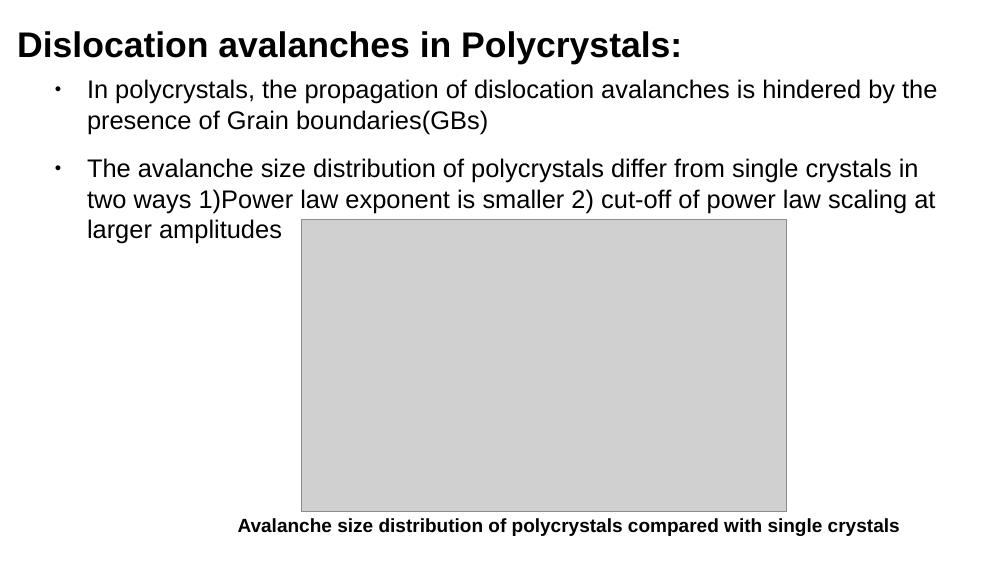
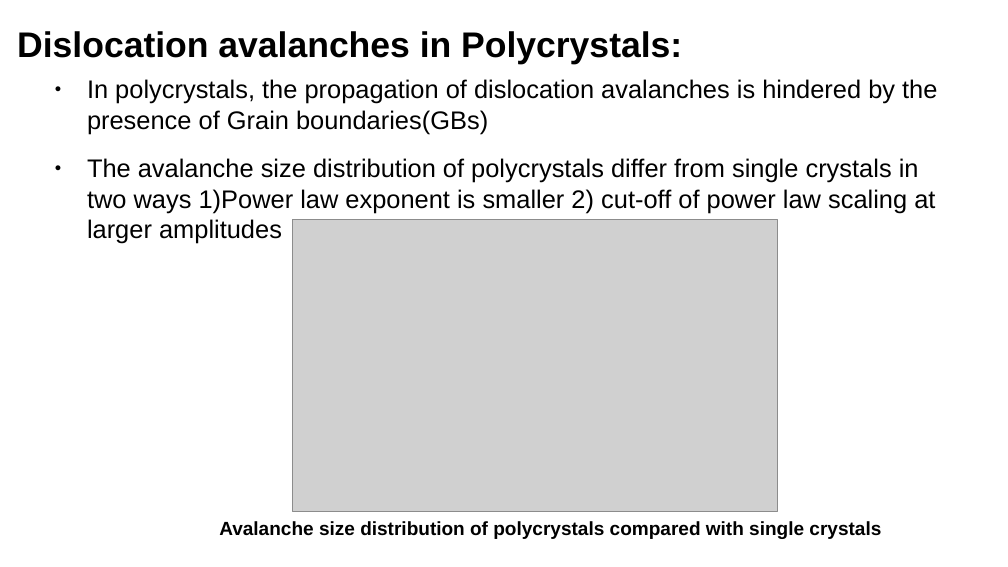
Before and after one commit to ARUN-PRAKASH-95/Journal-club, a slide deck: slide 11 of Presentation/Journalclub.odp. Drawn at 1008x567 pixels with LibreOffice and Linux fonts; fonts in the diff are those of the drawing; grey boxes stand for pictures. Boxes give left, top, right and bottom in pixels: in the first picture for what was removed or moved away, otherwise in the second. Text is boxed around its words. In the diff, an @@ line names an element or a change of style, - is before the commit and + after.

```diff
--- a/Presentation/Journalclub.odp
+++ b/Presentation/Journalclub.odp
@@ picture: place and size @@
-picture at box(302, 220, 787, 512)
+picture at box(293, 220, 777, 512)
@@ text "Avalanche size distribution of polycrystals ...": place and size @@
-text "Avalanche size distribution of polycrystals ..." at box(238, 518, 900, 536)
+text "Avalanche size distribution of polycrystals ..." at box(219, 521, 881, 539)
```
Also in this commit, not shown: 4 other slides changed, 4 slides added, 3 other files.
